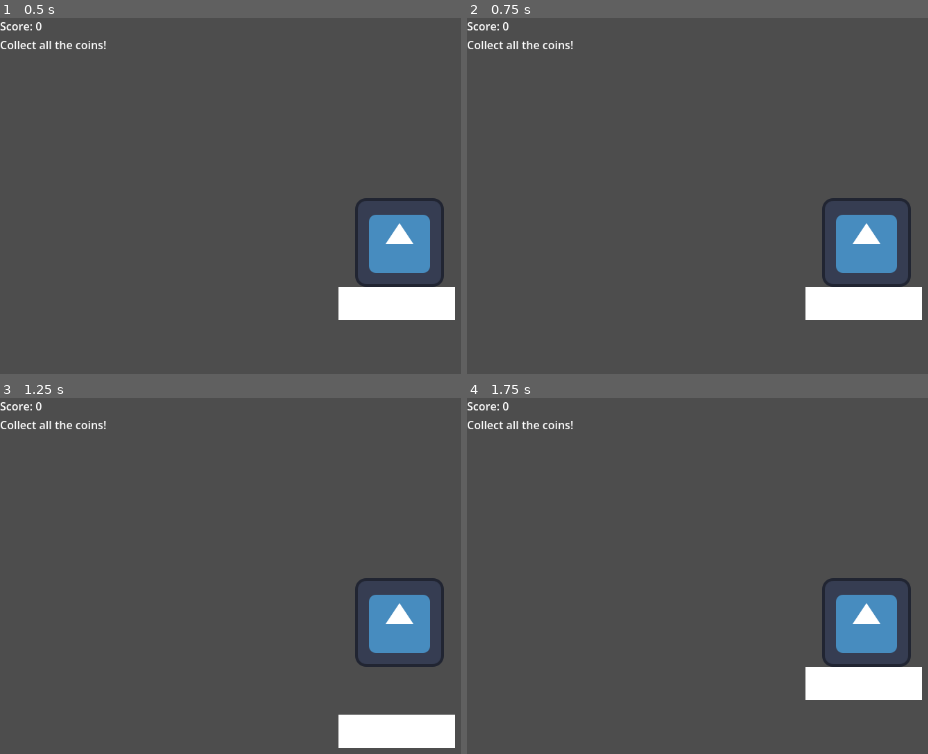
Above: before the commit, frames 1-4 (two rows, left to right).
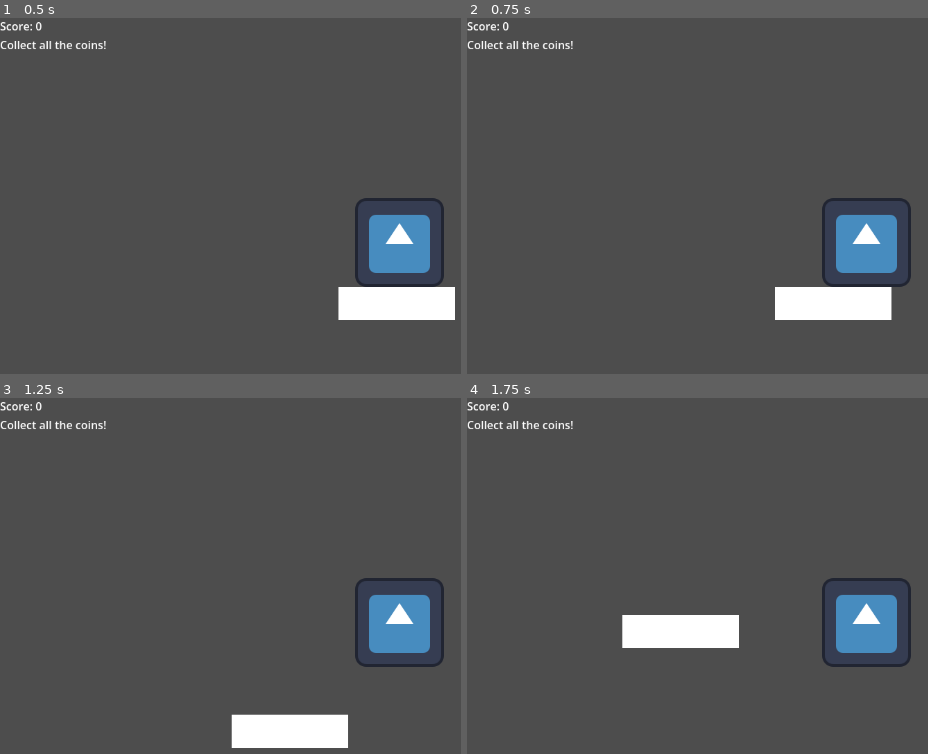
Above: after the commit, the same moments.

Repository: NeonJacketGuy/godot-starter
Game: Godot game, scene res://scenes/main/main.tscn
Same seed, same stepped clock (60 frames per second), same inputs: the game is played once before the commit and once after it. The engine's default icon, where the game draws it, is replaced by a stand-in: a white triangle on a blue panel in a dark square.
Inputs:
- Up to frame 1 (0.5 s): no input
- Up to frame 2 (0.75 s): hold D (move_right, bound only after the commit) from 0.53 s (still down)
- Up to frame 3 (1.25 s): keep holding D (move_right, bound only after the commit); tap Space (jump) at 0.77 s
- Up to frame 4 (1.75 s): keep holding D (move_right, bound only after the commit); tap Space (jump) at 1.52 s

Frame 1 is identical in both runs. In frame 2, 1.2% of the frame differs, in the area x 66-99%, y 75-85%; in frame 3, 4.5%; in frame 4, 4.7%, in the area x 33-99%, y 60-85%.

Commit message:
Player Movment

Diff:
--- a/project.godot
+++ b/project.godot
@@ -29,6 +29,23 @@
 , Object(InputEventKey,"resource_local_to_scene":false,"resource_name":"","device":-1,"window_id":0,"alt_pressed":false …(186 unchanged characters)…
 ]
 }
+move_left={
+"deadzone": 0.2,
+"events": [Object(InputEventKey,"resource_local_to_scene":false,"resource_name":"","device":-1,"window_id":0,"alt_pressed":false,"shift_pressed":false,"ctrl_pressed":false,"meta_pressed":false,"pressed":false,"keycode":0,"physical_keycode":65,"key_label":0,"unicode":97,"location":0,"echo":false,"script":null)
+, Object(InputEventKey,"resource_local_to_scene":false,"resource_name":"","device":-1,"window_id":0,"alt_pressed":false,"shift_pressed":false,"ctrl_pressed":false,"meta_pressed":false,"pressed":false,"keycode":0,"physical_keycode":4194319,"key_label":0,"unicode":0,"location":0,"echo":false,"script":null)
+]
+}
+move_right={
+"deadzone": 0.2,
+"events": [Object(InputEventKey,"resource_local_to_scene":false,"resource_name":"","device":-1,"window_id":0,"alt_pressed":false,"shift_pressed":false,"ctrl_pressed":false,"meta_pressed":false,"pressed":false,"keycode":0,"physical_keycode":68,"key_label":0,"unicode":100,"location":0,"echo":false,"script":null)
+, Object(InputEventKey,"resource_local_to_scene":false,"resource_name":"","device":-1,"window_id":0,"alt_pressed":false,"shift_pressed":false,"ctrl_pressed":false,"meta_pressed":false,"pressed":false,"keycode":0,"physical_keycode":4194321,"key_label":0,"unicode":0,"location":0,"echo":false,"script":null)
+]
+}
+pause={
+"deadzone": 0.2,
+"events": [Object(InputEventKey,"resource_local_to_scene":false,"resource_name":"","device":-1,"window_id":0,"alt_pressed":false,"shift_pressed":false,"ctrl_pressed":false,"meta_pressed":false,"pressed":false,"keycode":0,"physical_keycode":80,"key_label":0,"unicode":112,"location":0,"echo":false,"script":null)
+]
+}
 
 [physics]
 
--- a/scenes/player/player.gd
+++ b/scenes/player/player.gd
@@ -8,8 +8,8 @@
 	if not is_on_floor():
 		velocity.y += gravity * delta
 
-	#var direction := Input.get_axis("move_left", "move_right")
-	#velocity.x = direction * move_speed
+	var direction := Input.get_axis("move_left", "move_right")
+	velocity.x = direction * move_speed
 
 	if Input.is_action_just_pressed("jump") and is_on_floor():
 		velocity.y = jump_velocity
